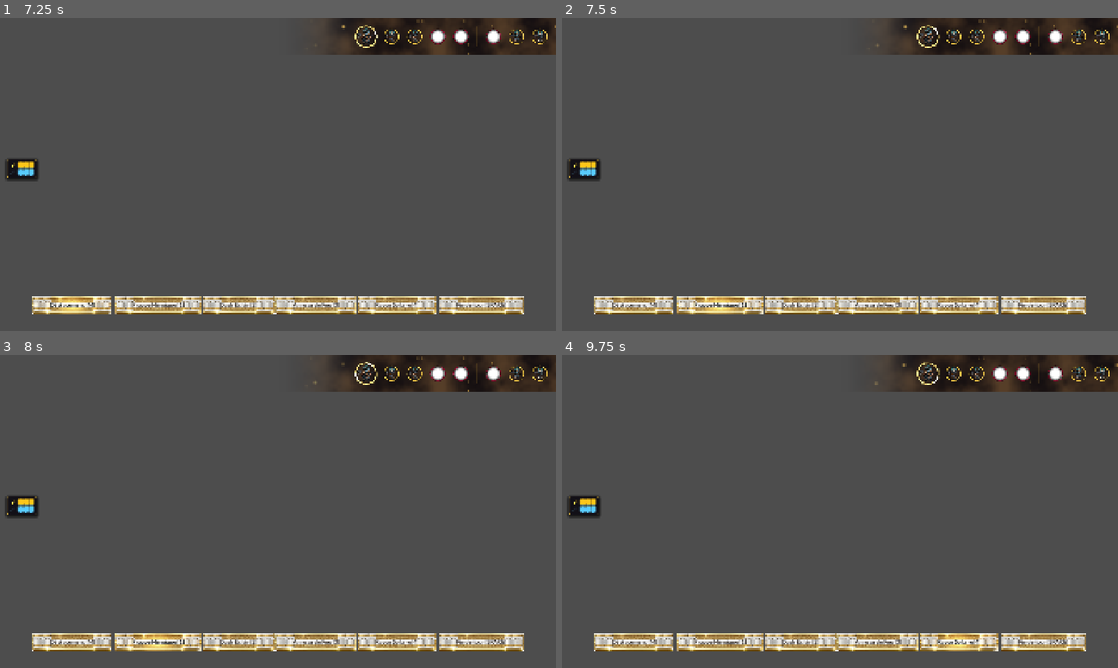
Above: before the commit, frames 1-4 (two rows, left to right).
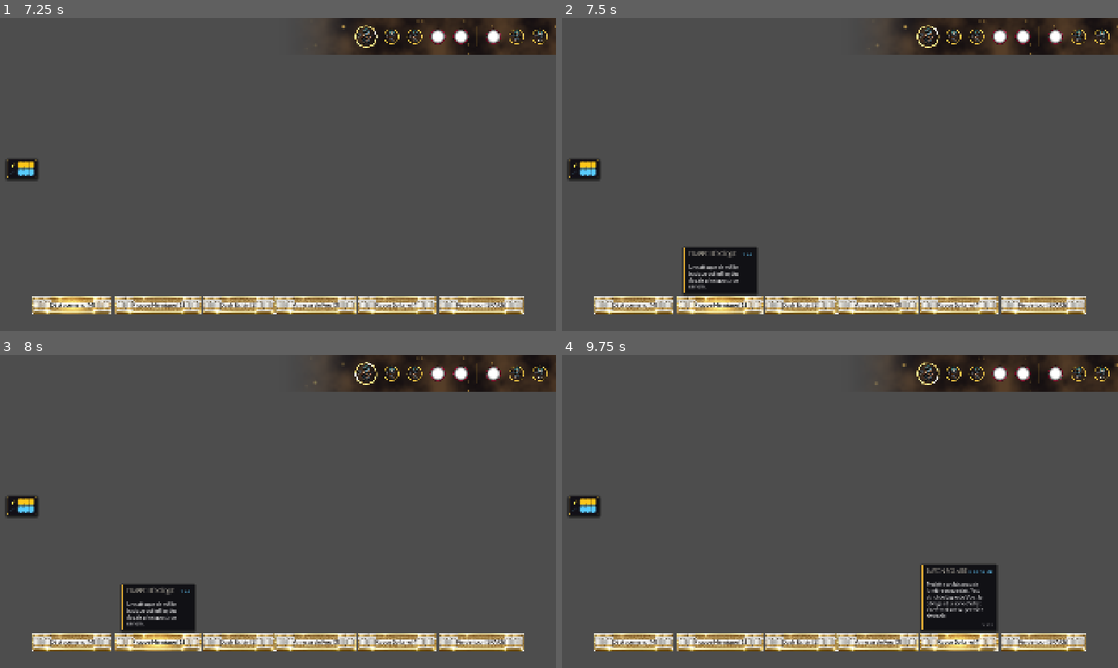
Above: after the commit, the same moments.

Repository: Kobraxos/Mythologia
Game: Godot game, scene res://levels/test_room/test_level.tscn
Two runs of this game, one before a commit and one after it. Both use one fixed random seed, a clock stepped at 60 frames per second and the inputs below. The project has no main scene, so this scene is started directly. The engine's default icon, where the game draws it, is replaced by a stand-in: a white triangle on a blue panel in a dark square.
Inputs (mouse positions are in pixels of both pictures, inside the frame that each line leads up to):
- Up to frame 1 (7.25 s): move the mouse to (250, 237) at 0.52 s; hold Up (ui_up) 0.53-2.03 s; tap S (camera_backward) at 0.6 s; move the mouse to (444, 221) at 1.27 s; tap W (camera_forward) at 1.35 s; move the mouse to (111, 127) at 2.02 s; tap A (camera_left) at 2.1 s; tap Enter at 2.75 s; move the mouse to (305, 174) at 2.77 s; tap D (camera_right) at 2.85 s; move the mouse to (194, 96) at 3.52 s; tap Q (camera_rotate_left) at 3.6 s; move the mouse to (400, 158) at 4.27 s; hold Up (ui_up) 4.28-6.5 s; tap E (camera_rotate_right) at 4.35 s; move the mouse to (166, 190) at 5.02 s; tap Mouse wheel up (camera_zoom_in) at 5.1 s; move the mouse to (333, 105) at 5.77 s; tap Mouse wheel down (camera_zoom_out) at 5.85 s; click "Déplacement [M]" at 6.5 s
- Up to frame 2 (7.5 s): click "Frappe Héroïque [1]" at 7.25 s
- Up to frame 3 (8 s): no input
- Up to frame 4 (9.75 s): click "Dash Éclair [2]" at 8 s; click "Anneau de Feu [3]" at 8.75 s; click "Rayon Solaire [4]" at 9.5 s

Frame 1 is identical in both runs. In frame 2, 1.8% of the frame differs, in the area x 21-35%, y 73-89%; in frame 3, 1.8%; in frame 4, 2.8%, in the area x 64-79%, y 67-89%.

Commit message:
feat: implement dynamic tooltip system with TooltipManager and modular panel UI

Diff:
--- /dev/null
+++ b/core/autoloads/tooltip_manager.gd
@@ -0,0 +1,68 @@
+extends CanvasLayer
+
+var _tooltip_scene: PackedScene = preload("res://ui/components/tooltip_panel.tscn")
+var _current_tooltip: Control
+var _debounce_timer: Timer
+
+var _pending_data: Dictionary
+var _pending_pos: Vector2
+var _pending_size: Vector2
+
+func _ready() -> void:
+	layer = 100
+	_debounce_timer = Timer.new()
+	_debounce_timer.one_shot = true
+	_debounce_timer.wait_time = 0.2
+	_debounce_timer.timeout.connect(_on_timer_timeout)
+	add_child(_debounce_timer)
+
+func show_tooltip(data_dict: Dictionary, source_pos: Vector2, source_size: Vector2) -> void:
+	_pending_data = data_dict
+	_pending_pos = source_pos
+	_pending_size = source_size
+	_debounce_timer.start()
+
+func hide_tooltip() -> void:
+	_debounce_timer.stop()
+	if _current_tooltip:
+		_current_tooltip.queue_free()
+		_current_tooltip = null
+
+func _on_timer_timeout() -> void:
+	if _current_tooltip:
+		_current_tooltip.queue_free()
+
+	_current_tooltip = _tooltip_scene.instantiate()
+	add_child(_current_tooltip)
+
+	if _current_tooltip.has_method("setup"):
+		_current_tooltip.setup(_pending_data)
+
+	# Hide for one frame to allow container sizing to update
+	_current_tooltip.modulate.a = 0.0
+
+	await get_tree().process_frame
+
+	if is_instance_valid(_current_tooltip):
+		_apply_smart_positioning(_pending_pos, _pending_size)
+		_current_tooltip.modulate.a = 1.0
+
+func _apply_smart_positioning(source_pos: Vector2, source_size: Vector2) -> void:
+	var tooltip_size = _current_tooltip.size
+	var viewport_size = get_viewport().get_visible_rect().size
+
+	# Default position: Centered above the button
+	var pos_x = source_pos.x + (source_size.x / 2.0) - (tooltip_size.x / 2.0)
+	var pos_y = source_pos.y - tooltip_size.y - 10 # 10px margin
+
+	# Clamping X
+	if pos_x < 10:
+		pos_x = 10
+	elif pos_x + tooltip_size.x > viewport_size.x - 10:
+		pos_x = viewport_size.x - tooltip_size.x - 10
+
+	# Clamping Y (if above goes off-screen, put it below the button)
+	if pos_y < 10:
+		pos_y = source_pos.y + source_size.y + 10
+
+	_current_tooltip.global_position = Vector2(pos_x, pos_y)
--- a/data/skills/skill_data.gd
+++ b/data/skills/skill_data.gd
@@ -132,3 +132,15 @@
 @export_group("Summons & Mechanisms")
 ## Entité tactique (Totem, Piège, Illusion) à faire apparaître sur la case ciblée.
 @export var summoned_entity: PackedScene
+
+# --- Tooltip System ---
+func get_tooltip_data() -> Dictionary:
+	var payload := {
+		"title": skill_name,
+		"description": description,
+		"ap_cost": ap_cost,
+		"mana_cost": mana_cost,
+		"cooldown": cooldown,
+		"icon": icon
+	}
+	return payload
--- a/project.godot
+++ b/project.godot
@@ -21,6 +21,7 @@
 TurnEvents="*res://core/autoloads/turn_events.gd"
 CombatEvents="*res://core/autoloads/combat_events.gd"
 UIEvents="*res://core/autoloads/ui_events.gd"
+TooltipManager="*res://core/autoloads/tooltip_manager.gd"
 GridTargeting="*uid://b05pqoo2ju852"
 GridDisplacement="*uid://twq6gtbrc0b7"
 VfxManager="*uid://cltc22ajwh2fb"
--- a/ui/combat_hud/skill_button.gd
+++ b/ui/combat_hud/skill_button.gd
@@ -11,6 +11,8 @@
 func _ready() -> void:
 	focus_mode = Control.FOCUS_NONE
 	pressed.connect(_on_pressed)
+	mouse_entered.connect(_on_mouse_entered)
+	mouse_exited.connect(_on_mouse_exited)
 
 # PUBLIC FUNCTIONS
 func setup(skill: SkillData, shortcut_text: String = "") -> void:
@@ -43,3 +45,11 @@
 func _on_pressed() -> void:
 	if _skill:
 		CombatEvents.skill_button_clicked.emit(_skill)
+
+func _on_mouse_entered() -> void:
+	if _skill:
+		var data_dict = _skill.get_tooltip_data()
+		TooltipManager.show_tooltip(data_dict, global_position, size)
+
+func _on_mouse_exited() -> void:
+	TooltipManager.hide_tooltip()
--- /dev/null
+++ b/ui/components/tooltip_panel.gd
@@ -0,0 +1,32 @@
+class_name TooltipPanel
+extends PanelContainer
+
+@export var title_label: Label
+@export var description_label: RichTextLabel
+@export var cost_label: Label
+@export var cooldown_label: Label
+
+func setup(data: Dictionary) -> void:
+	if data.has("title"):
+		title_label.text = str(data["title"])
+	else:
+		title_label.text = ""
+
+	if data.has("description"):
+		description_label.text = str(data["description"])
+	else:
+		description_label.text = ""
+
+	var cost_text = ""
+	if data.has("ap_cost") and data["ap_cost"] > 0:
+		cost_text += str(data["ap_cost"]) + " AP "
+	if data.has("mana_cost") and data["mana_cost"] > 0:
+		cost_text += str(data["mana_cost"]) + " MP"
+	cost_label.text = cost_text.strip_edges()
+	cost_label.visible = cost_text.length() > 0
+
+	if data.has("cooldown") and data["cooldown"] > 0:
+		cooldown_label.text = "CD: " + str(data["cooldown"])
+		cooldown_label.visible = true
+	else:
+		cooldown_label.visible = false
--- /dev/null
+++ b/ui/components/tooltip_panel.tscn
@@ -0,0 +1,83 @@
+[gd_scene load_steps=5 format=3 uid="uid://tooltip_panel_uid"]
+
+[ext_resource type="Script" path="res://ui/components/tooltip_panel.gd" id="1_script"]
+[ext_resource type="Theme" path="res://ui/themes/master_theme.tres" id="2_theme"]
+
+[sub_resource type="StyleBoxFlat" id="StyleBoxFlat_bg"]
+bg_color = Color(0.0627451, 0.0627451, 0.0823529, 0.95)
+border_width_left = 4
+border_width_top = 1
+border_width_right = 1
+border_width_bottom = 1
+border_color = Color(0.85098, 0.65098, 0.2, 1)
+shadow_color = Color(0, 0, 0, 0.6)
+shadow_size = 8
+shadow_offset = Vector2(0, 4)
+
+[node name="TooltipPanel" type="PanelContainer" node_paths=PackedStringArray("title_label", "description_label", "cost_label", "cooldown_label")]
+custom_minimum_size = Vector2(250, 0)
+offset_right = 250.0
+offset_bottom = 100.0
+mouse_filter = 2
+theme = ExtResource("2_theme")
+theme_override_styles/panel = SubResource("StyleBoxFlat_bg")
+script = ExtResource("1_script")
+title_label = NodePath("Margin/VBox/Header/TitleLabel")
+description_label = NodePath("Margin/VBox/DescriptionLabel")
+cost_label = NodePath("Margin/VBox/Header/CostLabel")
+cooldown_label = NodePath("Margin/VBox/CooldownLabel")
+
+[node name="Margin" type="MarginContainer" parent="."]
+layout_mode = 2
+mouse_filter = 2
+theme_override_constants/margin_left = 12
+theme_override_constants/margin_top = 12
+theme_override_constants/margin_right = 12
+theme_override_constants/margin_bottom = 12
+
+[node name="VBox" type="VBoxContainer" parent="Margin"]
+layout_mode = 2
+mouse_filter = 2
+theme_override_constants/separation = 8
+
+[node name="Header" type="HBoxContainer" parent="Margin/VBox"]
+layout_mode = 2
+mouse_filter = 2
+
+[node name="TitleLabel" type="Label" parent="Margin/VBox/Header"]
+layout_mode = 2
+size_flags_horizontal = 3
+mouse_filter = 2
+theme_type_variation = &"HeaderLabel"
+theme_override_colors/font_color = Color(0.960784, 0.929412, 0.85098, 1)
+theme_override_font_sizes/font_size = 18
+text = "Skill Title"
+uppercase = true
+
+[node name="CostLabel" type="Label" parent="Margin/VBox/Header"]
+layout_mode = 2
+mouse_filter = 2
+theme_override_colors/font_color = Color(0.4, 0.8, 1, 1)
+theme_override_font_sizes/font_size = 16
+text = "2 AP"
+horizontal_alignment = 2
+
+[node name="HSeparator" type="HSeparator" parent="Margin/VBox"]
+layout_mode = 2
+mouse_filter = 2
+
+[node name="DescriptionLabel" type="RichTextLabel" parent="Margin/VBox"]
+layout_mode = 2
+mouse_filter = 2
+bbcode_enabled = true
+text = "Skill description goes here..."
+fit_content = true
+scroll_active = false
+
+[node name="CooldownLabel" type="Label" parent="Margin/VBox"]
+layout_mode = 2
+mouse_filter = 2
+theme_override_colors/font_color = Color(0.7, 0.7, 0.7, 1)
+theme_override_font_sizes/font_size = 14
+text = "CD: 3"
+horizontal_alignment = 2
Not shown, added: core/autoloads/tooltip_manager.gd.uid
Not shown, added: ui/components/tooltip_panel.gd.uid
Not shown, changed: _docs/plans/Architecture_Tooltips_AAA.md
